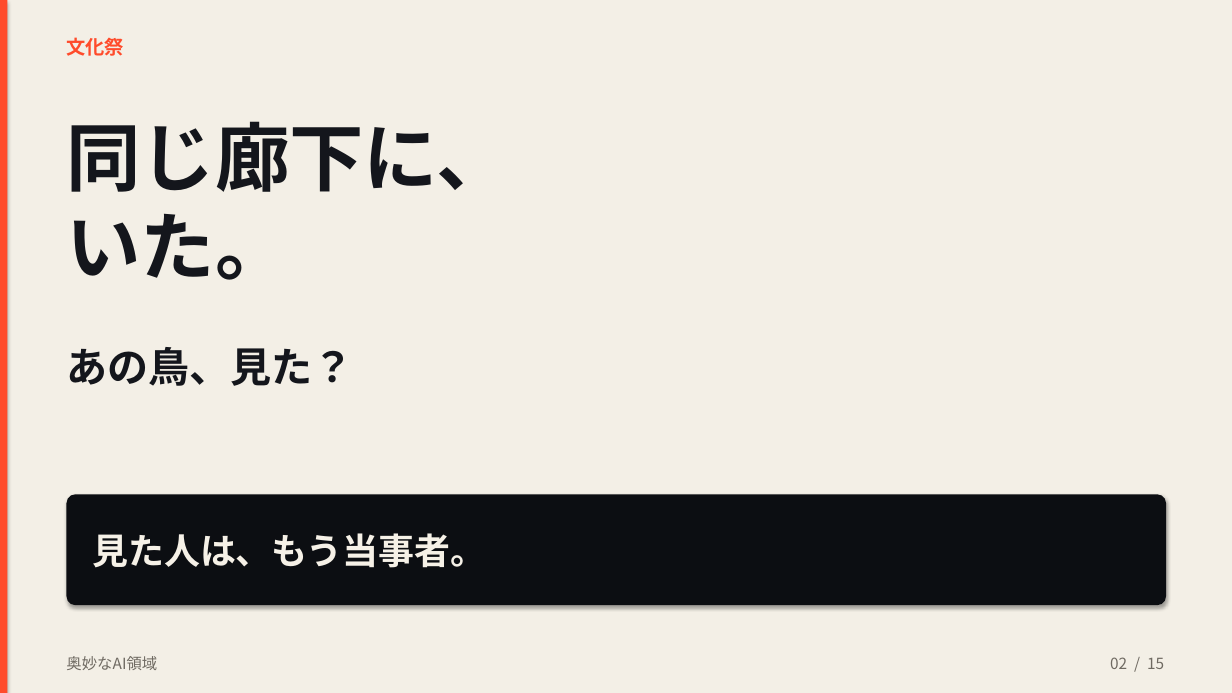
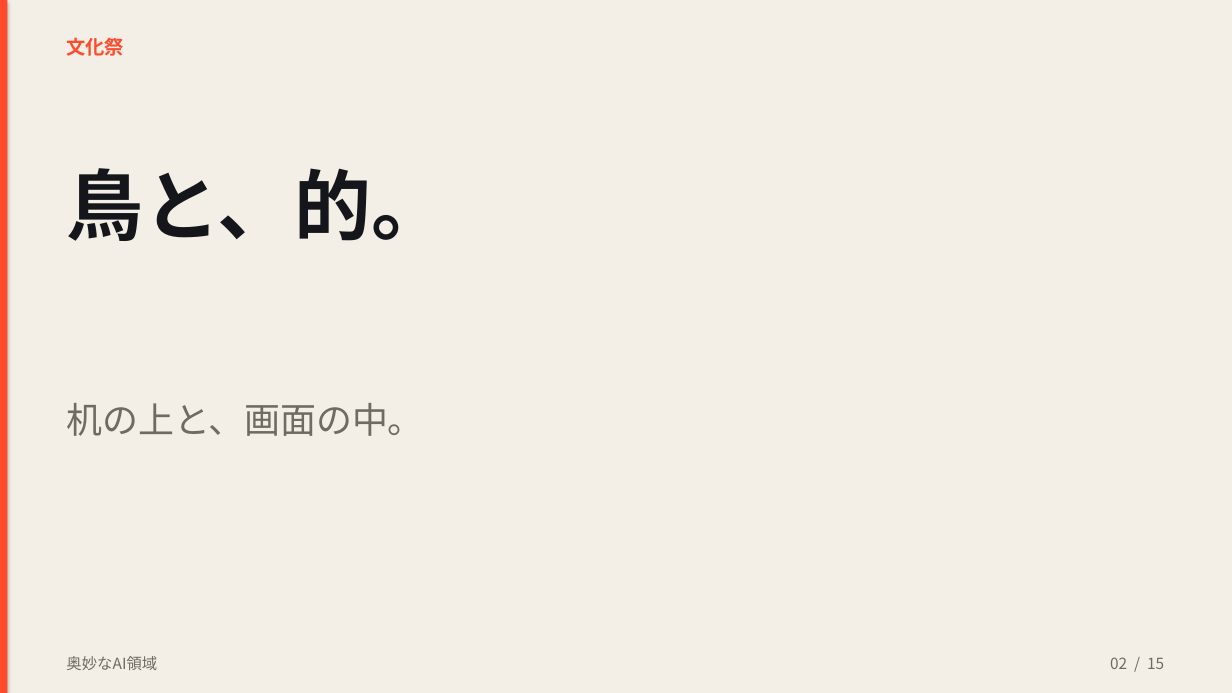
Before and after one commit to kouyozhang-design/vodcoach-ai, a slide deck: slide 2 of presentation/奥妙なAI領域_文化祭.pptx. Drawn at 1232x693 pixels with LibreOffice and Linux fonts; fonts in the diff are those of the drawing. Boxes give left, top, right and bottom in pixels: in the first picture for what was removed or moved away, otherwise in the second. Text is boxed around its words. In the diff, an @@ line names an element or a change of style, - is before the commit and + after.

```diff
--- a/presentation/奥妙なAI領域_文化祭.pptx
+++ b/presentation/奥妙なAI領域_文化祭.pptx
@@ text removed at bbox=[66, 121, 510, 280] @@
-同じ廊下に、
-いた。
@@ text added at bbox=[66, 168, 448, 241], 60 pt, text #14161C, bold @@
+鳥と、的。
@@ text removed at bbox=[66, 347, 354, 386] @@
-あの鳥、見た？
@@ text added at bbox=[66, 403, 423, 436], 28 pt, text #6F6A62 @@
+机の上と、画面の中。
@@ rounded rectangle removed at bbox=[67, 494, 1166, 605] @@
@@ text removed at bbox=[92, 533, 486, 568] @@
-見た人は、もう当事者。
```
Also in this commit, not shown: 10 other slides changed, 4 slides added, 4 slides removed, 2 other files.
